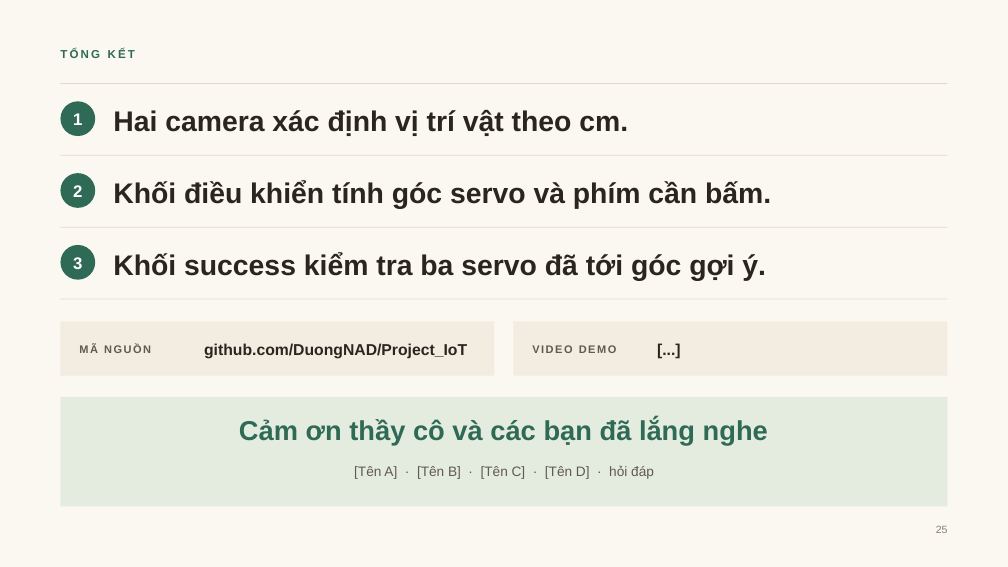
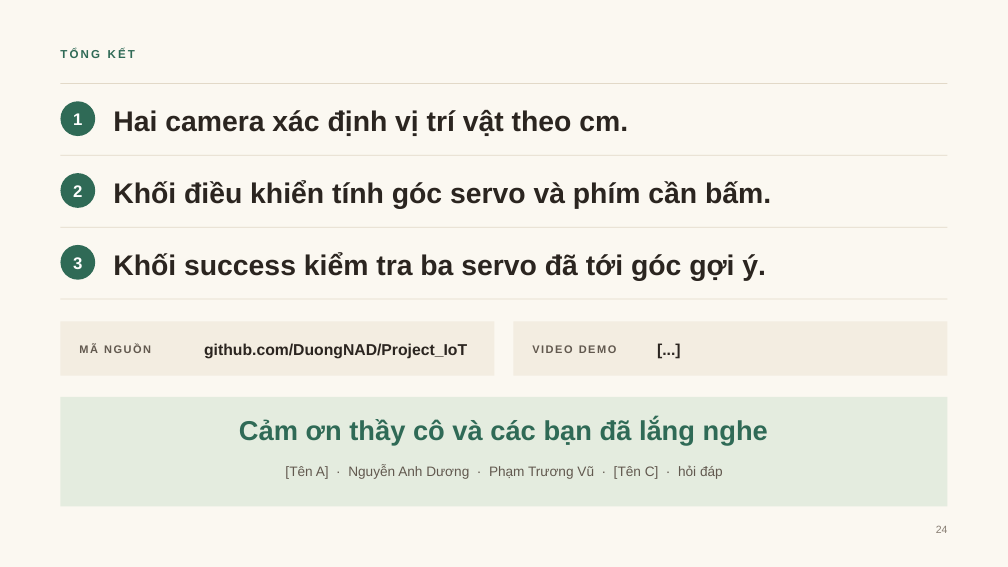
Before and after one commit to DuongNAD/Project_IoT, a slide deck: slide 24 of slides/Project_IoT_ThuyetTrinh.pptx (slide 25 before the commit). Drawn at 1008x567 pixels with LibreOffice and Linux fonts; fonts in the diff are those of the drawing. Boxes give left, top, right and bottom in pixels: in the first picture for what was removed or moved away, otherwise in the second. Text is boxed around its words. In the diff, an @@ line names an element or a change of style, - is before the commit and + after.

```diff
--- a/slides/Project_IoT_ThuyetTrinh.pptx
+++ b/slides/Project_IoT_ThuyetTrinh.pptx
@@ text at bbox=[285, 465, 723, 479]: text changed @@
-[Tên A] · [Tên B] · [Tên C] · [Tên D] · hỏi đáp
+[Tên A] · Nguyễn Anh Dương · Phạm Trương Vũ · [Tên C] · hỏi đáp
@@ text at bbox=[936, 526, 948, 533]: text changed @@
-25
+24
```
Also in this commit, not shown: 18 other slides changed, 1 slide removed, 26 other files.
